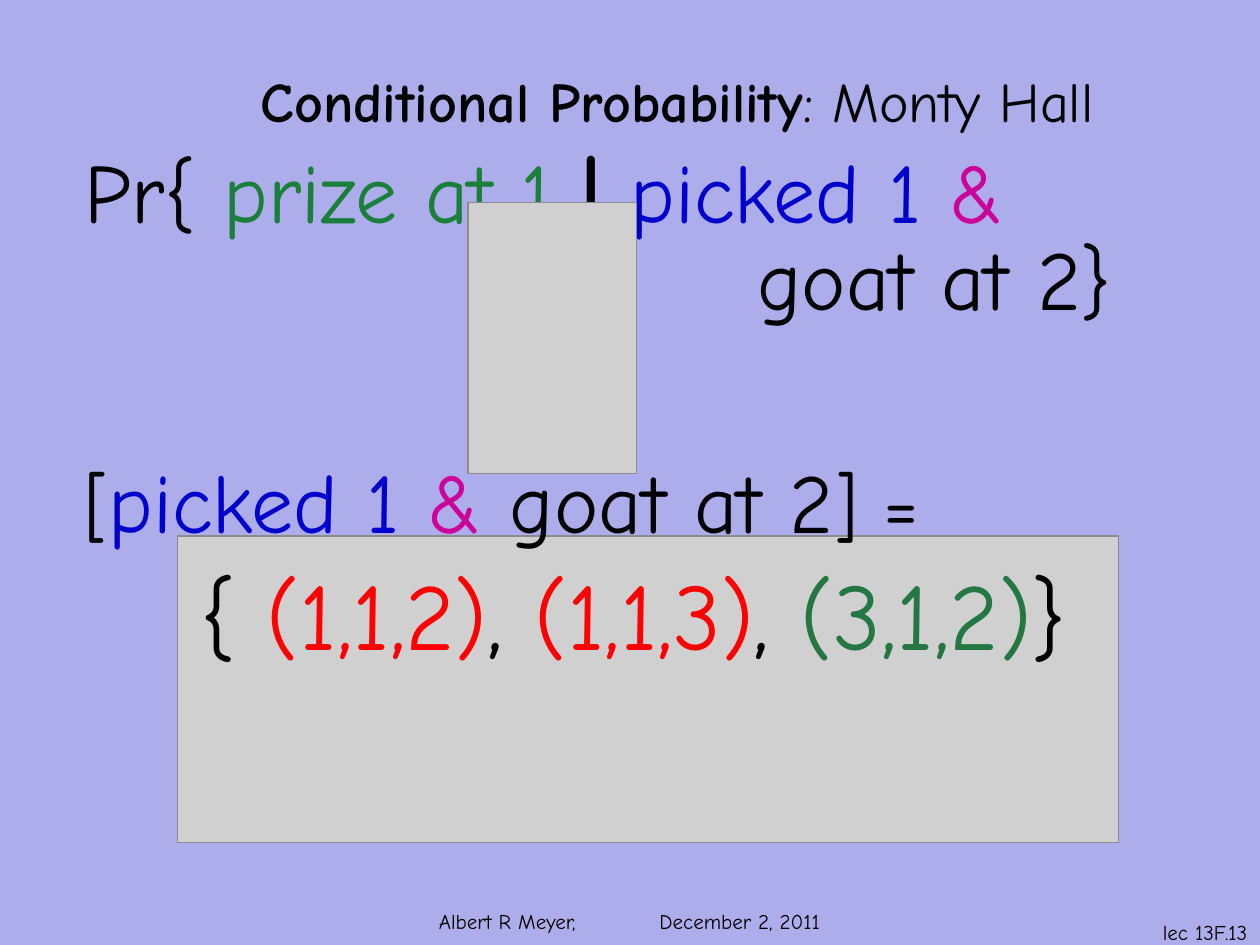
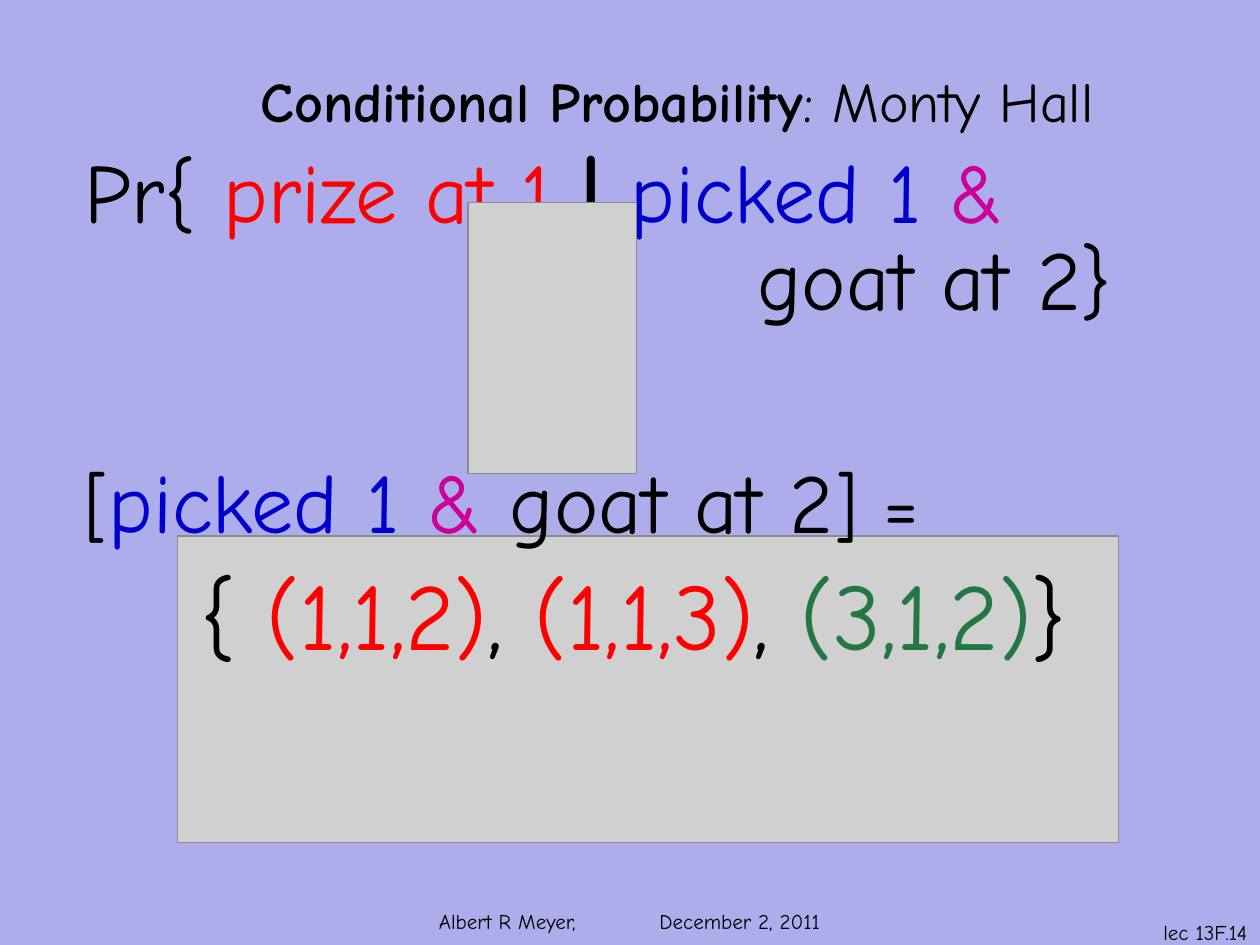
Before and after one commit to armeyer/mcs_web, a slide deck: slide 14 of fall11/slidesF11/slides13f.pptx (slide 13 before the commit). Drawn at 1260x945 pixels with LibreOffice and Linux fonts; fonts in the diff are those of the drawing; grey boxes stand for pictures; background and template pictures are left out. Boxes give left, top, right and bottom in pixels: in the first picture for what was removed or moved away, otherwise in the second. Text is boxed around its words. In the diff, an @@ line names an element or a change of style, - is before the commit and + after.

```diff
--- a/fall11/slidesF11/slides13f.pptx
+++ b/fall11/slidesF11/slides13f.pptx
@@ text at [84,156,921,249]: text colour #1B7F3C to #FF0000 in "prize at 1" @@
@@ page number at [1163,925,1248,940]: text changed @@
-lec 13F.13
+lec 13F.14
```
Also in this commit, not shown: 5 other slides changed, 2 slides added.
